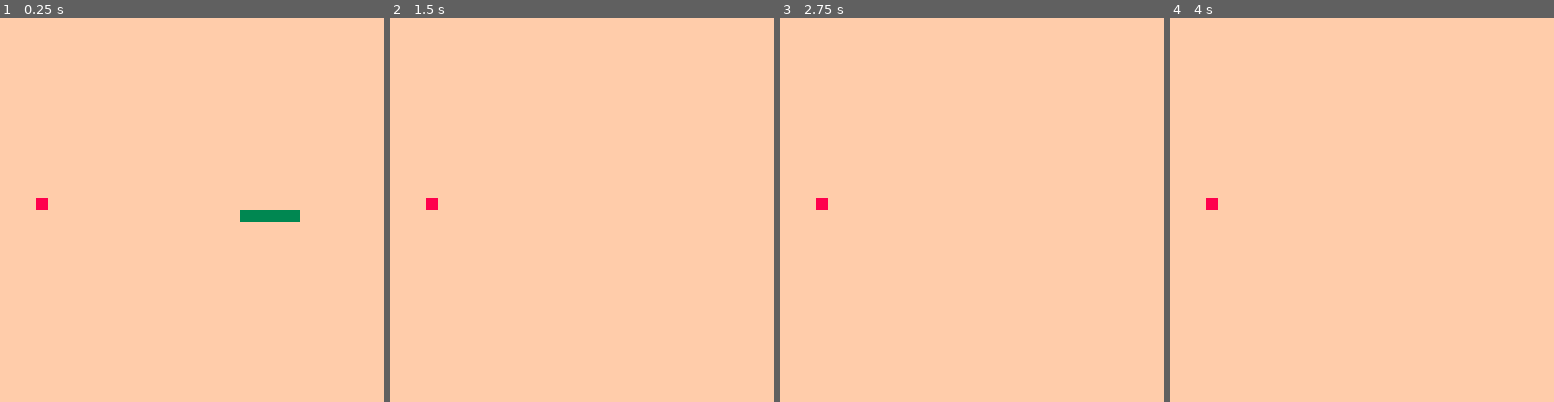
Above: before the commit, frames 1-4 (left to right).
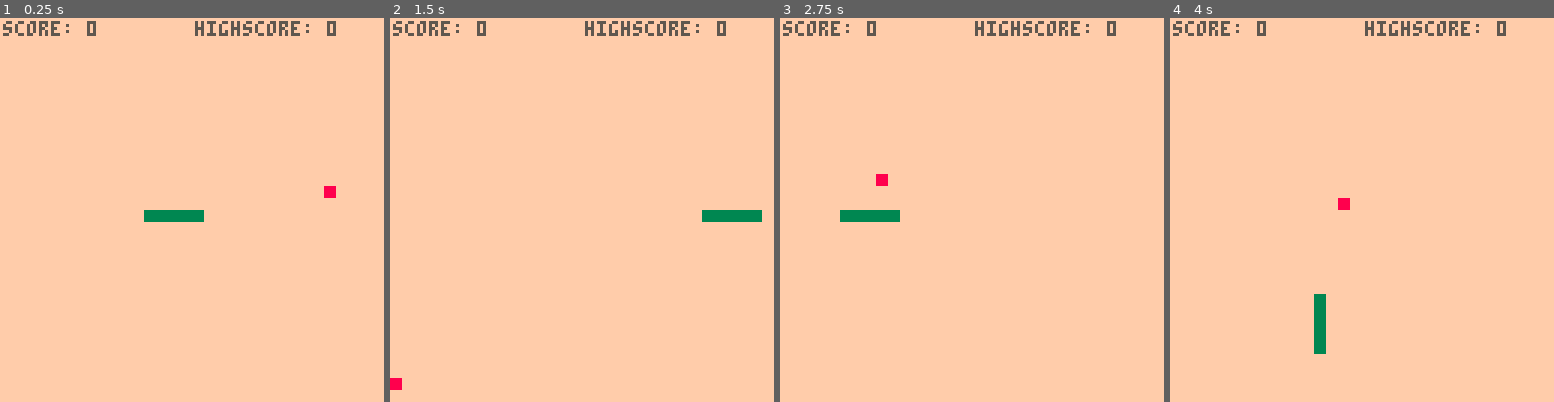
Above: after the commit, the same moments.

Repository: Lewis-Allen/Pico-Snek
Game: PICO-8 cartridge snek.p8
Same seed, same stepped clock (60 frames per second), same inputs: the game is played once before the commit and once after it.
Inputs:
- Up to frame 1 (0.25 s): no input
- Up to frame 2 (1.5 s): no input
- Up to frame 3 (2.75 s): hold Right 1.6-2.1 s; hold Up 2.15-2.42 s; hold Right from 2.47 s (still down)
- Up to frame 4 (4 s): release Right at 3.03 s; hold Left 3.08-3.58 s; hold Down 3.63-3.97 s

The runs differ from the first frame. In frame 1, 2.2% of the frame differs, in the area x 0-88%, y 0-54%; in frame 2, 1.7%; in frame 3, 1.7%; in frame 4, 1.7%.

Commit message:
Added persistent scores and winning/losing

Diff:
--- a/snek.p8
+++ b/snek.p8
@@ -8,44 +8,64 @@
 cellquantity=32
 cellsize=gridsize/cellquantity
 
-snekx=cellsize*(cellquantity/2)
+snekx=cellsize*(cellquantity/4)
 sneky=cellsize*(cellquantity/2)
 
-applex=cellsize*3
-appley=cellsize*15
-
-oldframe=0
-
-xdir=1
-ydir=0
-
-dots=5
-
+applex=0
+appley=0
+score=0
+highscore=peek(0x5e00)
+won=false
 
 function _init()
+ --initalise variables0
+
+ won=false
+ score=0
+ xdir=1
+ ydir=0
+
+ --head of snake
 	x[1]=snekx
 	y[1]=sneky
- for i=2,dots do
+
+	moveapple()
+ for i=2,5 do
  	x[i]=((x[i-1]/cellsize)-1)*cellsize
  	y[i]=y[1]
+ end
+
+ if(#x>5) then
+  for i=#x,6,-1 do
+  	del(x,x[i])
+  	del(y,y[i])
+  end
  end
 end
 
 function _update()
 	input()
 	movesnek()
+	checkwinloss()
 end
 
 function _draw()
  rectfill(0,0,127,127,15)
  drawsnek()
  rectfill(applex,appley,applex+cellsize-1,appley+cellsize-1,8)
+	drawscores()
 end
 
 function drawsnek()
 	for i=1, #x do
  	rectfill(x[i],y[i],x[i]+cellsize-1,y[i]+cellsize-1,3)
  end
+end
+
+function drawscores()
+ color(5)
+	print("score: " ..score,1,1)
+	print("highscore: " ..highscore,65,1)
 end
 
 function moveapple()
@@ -67,6 +87,7 @@
 function movesnek()
 	ate=checkeat()
 	if(ate) then
+		addscore(25)
 		for i=#x+1,2,-1 do
 			x[i]=x[i-1]
 			y[i]=y[i-1]
@@ -105,33 +126,56 @@
 end
 
 function input()
-	if(btn(0,0)) then --left
-		if(xdir==1 and ydir==0) then return end
+	if(btn(0) and (not(xdir==1 and ydir==0))) then --left
 	 xdir=-1
 	 ydir=0
-	elseif(btn(1,0)) then --right
-	 if(xdir==-1 and ydir==0) then return end
+	elseif(btn(1) and (not(xdir==-1 and ydir==0))) then --right
 	 xdir=1
 	 ydir=0
-	elseif(btn(2,0)) then --up
-		if(xdir==0 and ydir==1) then return end
+	elseif(btn(2) and (not (xdir==0 and ydir==1))) then --up
 		xdir=0
 		ydir=-1
-	elseif(btn(3,0)) then --down
-		if(xdir==0 and ydir==-1) then return end
+	elseif(btn(3) and (not(xdir==0 and ydir==-1))) then --down
 		xdir=0
 		ydir=1
 	end
 end
+
+function addscore(amount)
+	score+=amount
+	if(score>=highscore) then
+	 poke(0x5e00,score)
+		highscore=score
+	end
+end
+
+function checkwinloss()
+ if(#x==cellquantity*cellquantity) then
+ 	won=true
+ 	return
+ end
+
+ if(x[1] > 127 or y[1] > 127 or x[1] < 0 or y[1] < 0) then
+ 	_init()
+ 	return
+ end
+
+ for i=3,#x do
+ 	if(x[1]==x[i] and y[1]==y[i]) then
+ 		_init()
+ 		break
+ 	end
+ end
+end
 __gfx__
-00000080800000000000000000000000000000000000000000000000000000000000000000000000000000000000000000000000000000000000000000000000
-00000008000000000000000000000000000000000000000000000000000000000000000000000000000000000000000000000000000000000000000000000000
-00000333333000000000000000000000000000000000000000000000000000000000000000000000000000000000000000000000000000000000000000000000
-00033333333330000000000000000000000000000000000000000000000000000000000000000000000000000000000000000000000000000000000000000000
-00333333333333000000000000000000000000000000000000000000000000000000000000000000000000000000000000000000000000000000000000000000
-03333a3333a333300000000000000000000000000000000000000000000000000000000000000000000000000000000000000000000000000000000000000000
-03333333333333300000000000000000000000000000000000000000000000000000000000000000000000000000000000000000000000000000000000000000
-03333333333333300000000000000000000000000000000000000000000000000000000000000000000000000000000000000000000000000000000000000000
+00000080800000000000800000000000000000000000000000000000000000000000000000000000000000000000000000000000000000000000000000000000
+00000008000000000033330000000000000000000000000000000000000000000000000000000000000000000000000000000000000000000000000000000000
+00000333333000000333333000000000000000000000000000000000000000000000000000000000000000000000000000000000000000000000000000000000
+000333333333300033a33a3300000000000000000000000000000000000000000000000000000000000000000000000000000000000000000000000000000000
+00333333333333003333333300000000000000000000000000000000000000000000000000000000000000000000000000000000000000000000000000000000
+03333a3333a333300333363000000000000000000000000000000000000000000000000000000000000000000000000000000000000000000000000000000000
+03333333333333300363333000000000000000000000000000000000000000000000000000000000000000000000000000000000000000000000000000000000
+03333333333333303333363300000000000000000000000000000000000000000000000000000000000000000000000000000000000000000000000000000000
 03333333333333300000000000000000000000000000000000000000000000000000000000000000000000000000000000000000000000000000000000000000
 00333333333333000000000000000000000000000000000000000000000000000000000000000000000000000000000000000000000000000000000000000000
 00033333333330000000000000000000000000000000000000000000000000000000000000000000000000000000000000000000000000000000000000000000
Not shown, changed: README.md
